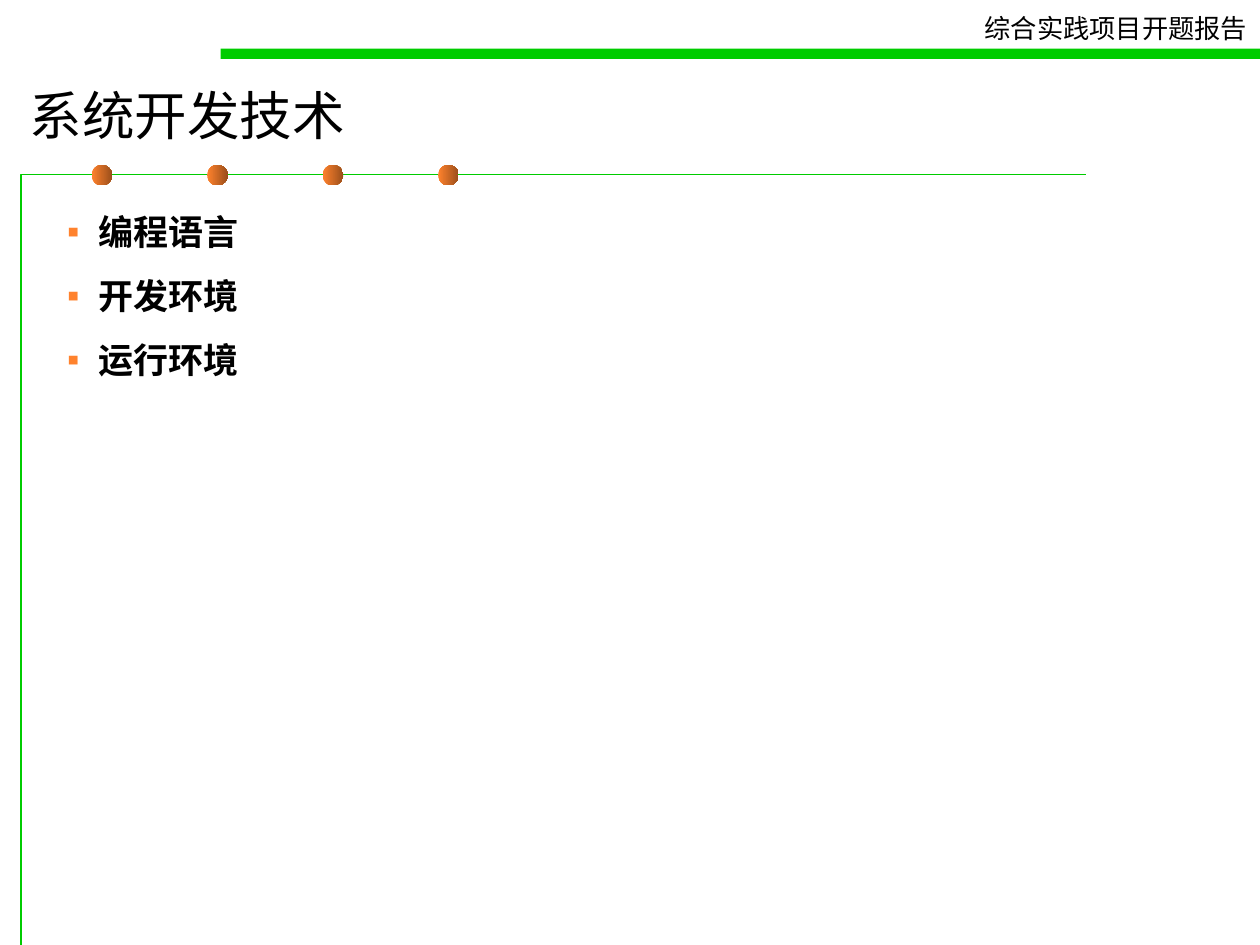
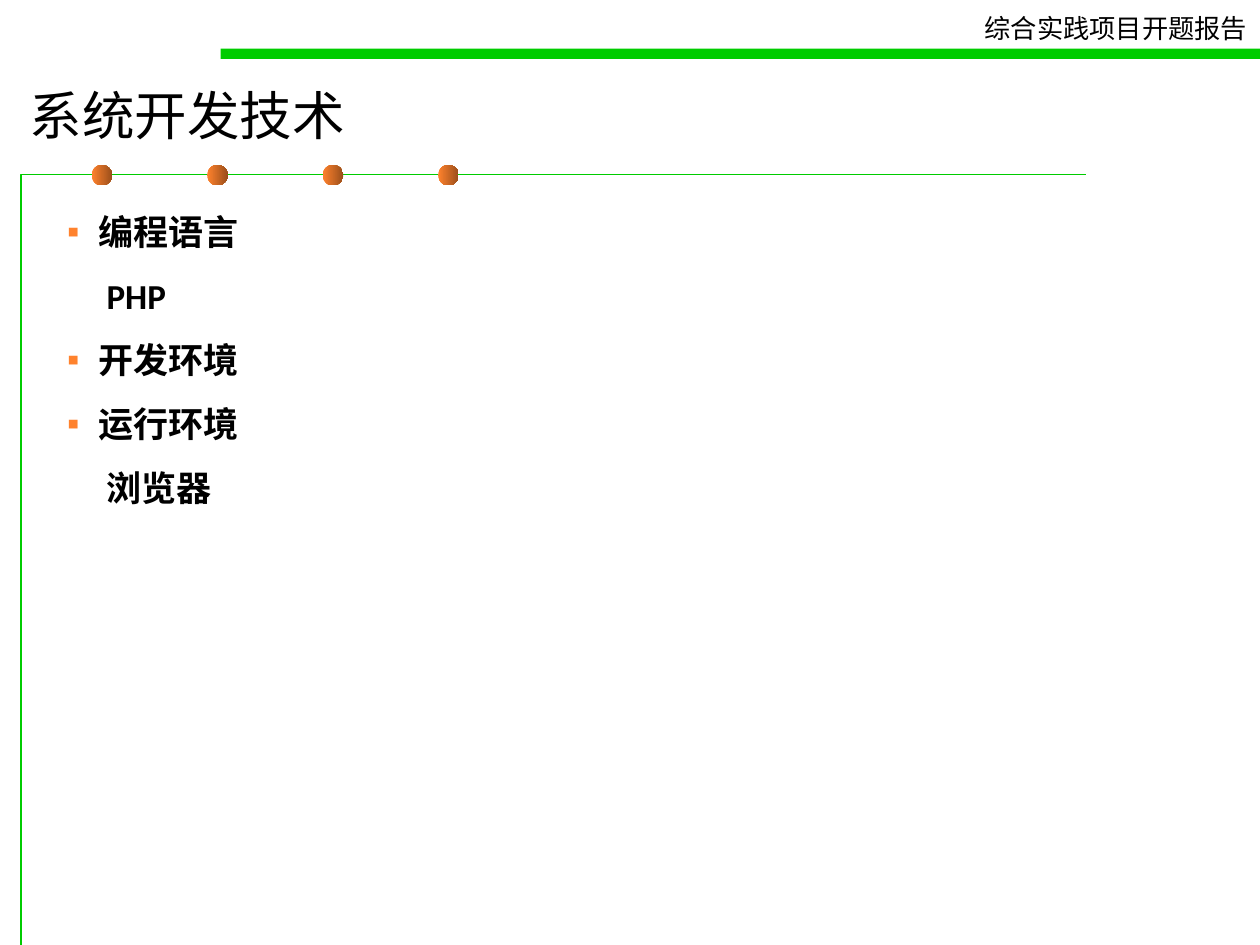
Before and after one commit to jackyip/SEtest, a slide deck: slide 7 of 开题报告（模板）.ppt. Drawn at 1260x945 pixels with LibreOffice and Linux fonts; fonts in the diff are those of the drawing. Boxes give left, top, right and bottom in pixels: in the first picture for what was removed or moved away, otherwise in the second. Text is boxed around its words. In the diff, an @@ line names an element or a change of style, - is before the commit and + after.

```diff
--- a/开题报告（模板）.ppt
+++ b/开题报告（模板）.ppt
@@ text at box(107, 286, 166, 309): paragraph added @@
+PHP
@@ text at box(107, 471, 212, 505): paragraph added @@
+浏览器
```
Also in this commit, not shown: 1 other slide changed.
